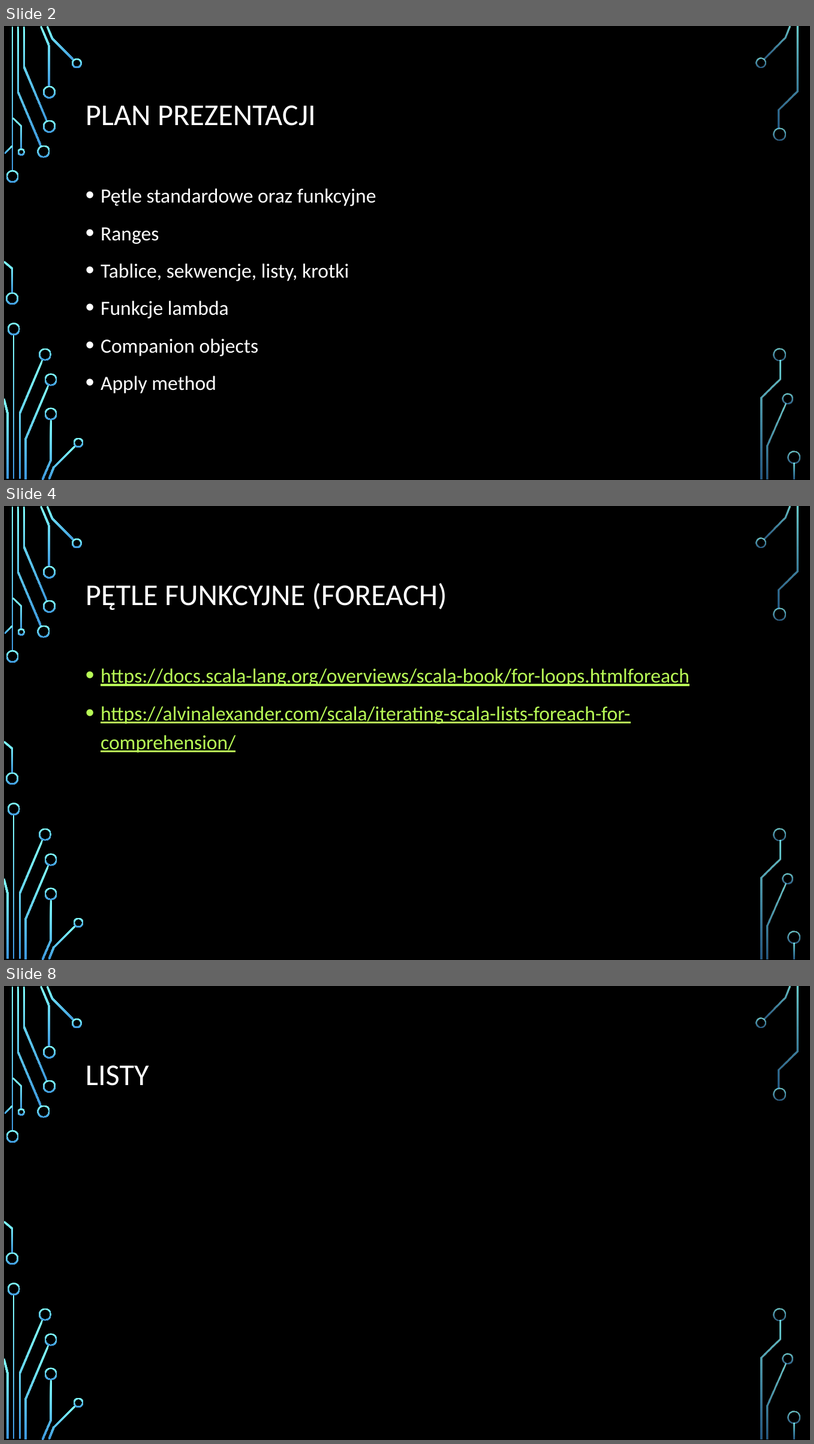
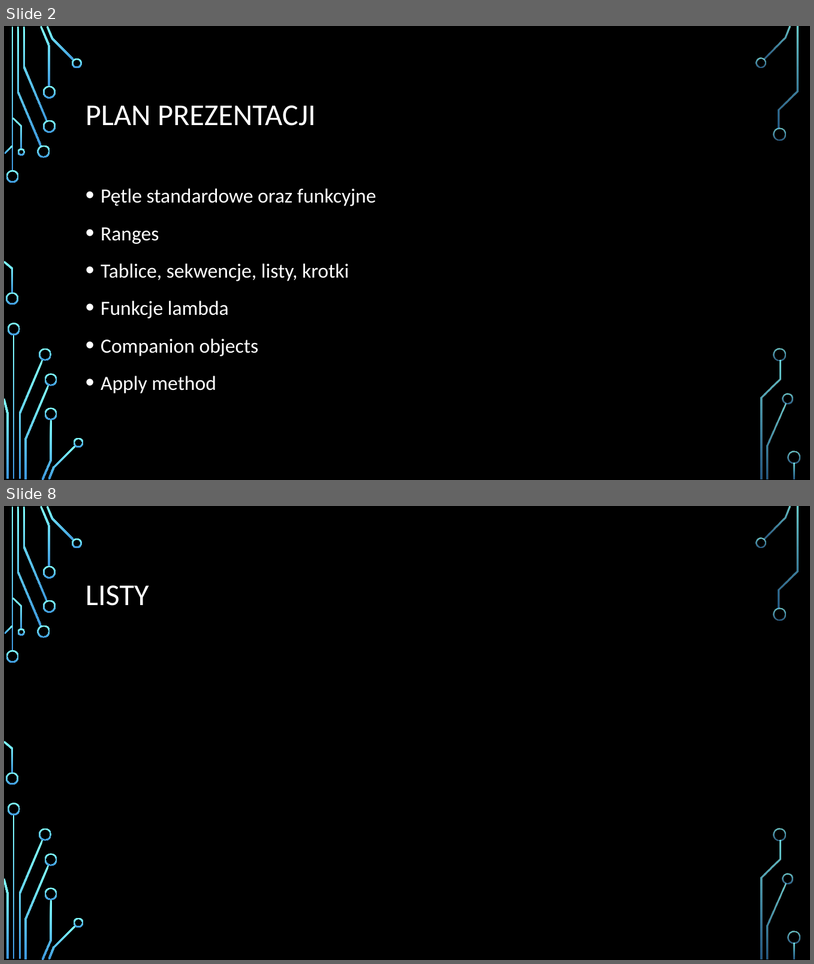
Before and after one commit to Kar0lLasek/Scala_warsztat3, a slide deck: SCALA.pptx. Shown one above the other, each under a label of ours: slides 2, 4 and 8 before the commit, slides 2 and 8 after it; the slides between them are not shown. The pictures are 814x1444 and 814x964 pixels, drawn with LibreOffice and Linux fonts; fonts in the diff are those of the drawing; background and template pictures are left out. Boxes give left, top, right and bottom in pixels: in the first picture for what was removed or moved away, otherwise in the second. Text is boxed around its words. In the diff, an @@ line names an element or a change of style, - is before the commit and + after.

```diff
--- a/SCALA.pptx
+++ b/SCALA.pptx
@@ slide 4 removed at (4,506,810,960), background picture (left out); not listed: 36 template elements that a slide beside it also shows @@
@@ title removed at (86,583,447,610) @@
-PĘTLE FUNKCYJNE (FOREACH)
@@ text removed at (101,668,690,753) @@
-• https://docs.scala-lang.org/overviews/scala-book/for-loops.htmlforeach
-• https://alvinalexander.com/scala/iterating-scala-lists-foreach-for-comprehension/
```
Also in this commit, not shown: 2 slides changed, 3 slides added, 2 other slides removed.
